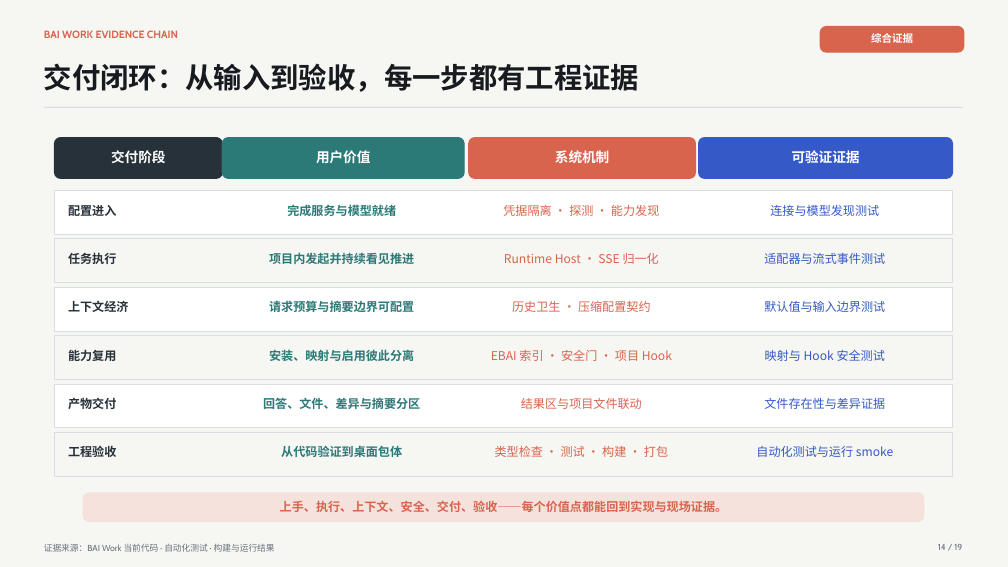
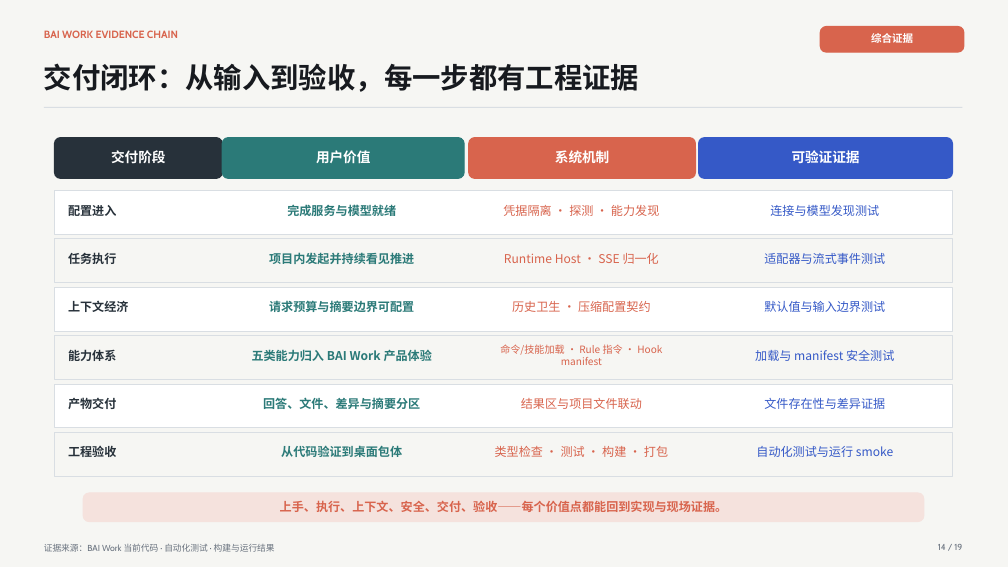
Before and after one commit to 2830500285/BAI-Work, a slide deck: slide 14 of docs/presentation/BAI-Work-Defense-Deck.pptx. Drawn at 1008x567 pixels with LibreOffice and Linux fonts; fonts in the diff are those of the drawing. Boxes give left, top, right and bottom in pixels: in the first picture for what was removed or moved away, otherwise in the second. Text is boxed around its words. In the diff, an @@ line names an element or a change of style, - is before the commit and + after.

Commit message:
docs: clarify EBAI product capability model

```diff
--- a/docs/presentation/BAI-Work-Defense-Deck.pptx
+++ b/docs/presentation/BAI-Work-Defense-Deck.pptx
@@ text at [68,350,116,361]: text changed @@
-能力复用
+能力体系
@@ text at [252,349,432,361]: text changed @@
-安装、映射与启用彼此分离
+五类能力归入 BAI Work 产品体验
@@ text at [500,344,662,365]: text changed; size 11.5 to 9.6 pt @@
-EBAI 索引 · 安全门 · 项目 Hook
+命令/技能加载 · Rule 指令 · Hook manifest
@@ text at [755,350,894,361]: text changed @@
-映射与 Hook 安全测试
+加载与 manifest 安全测试
```
Also in this commit, not shown: 4 other slides changed, 6 other files.
